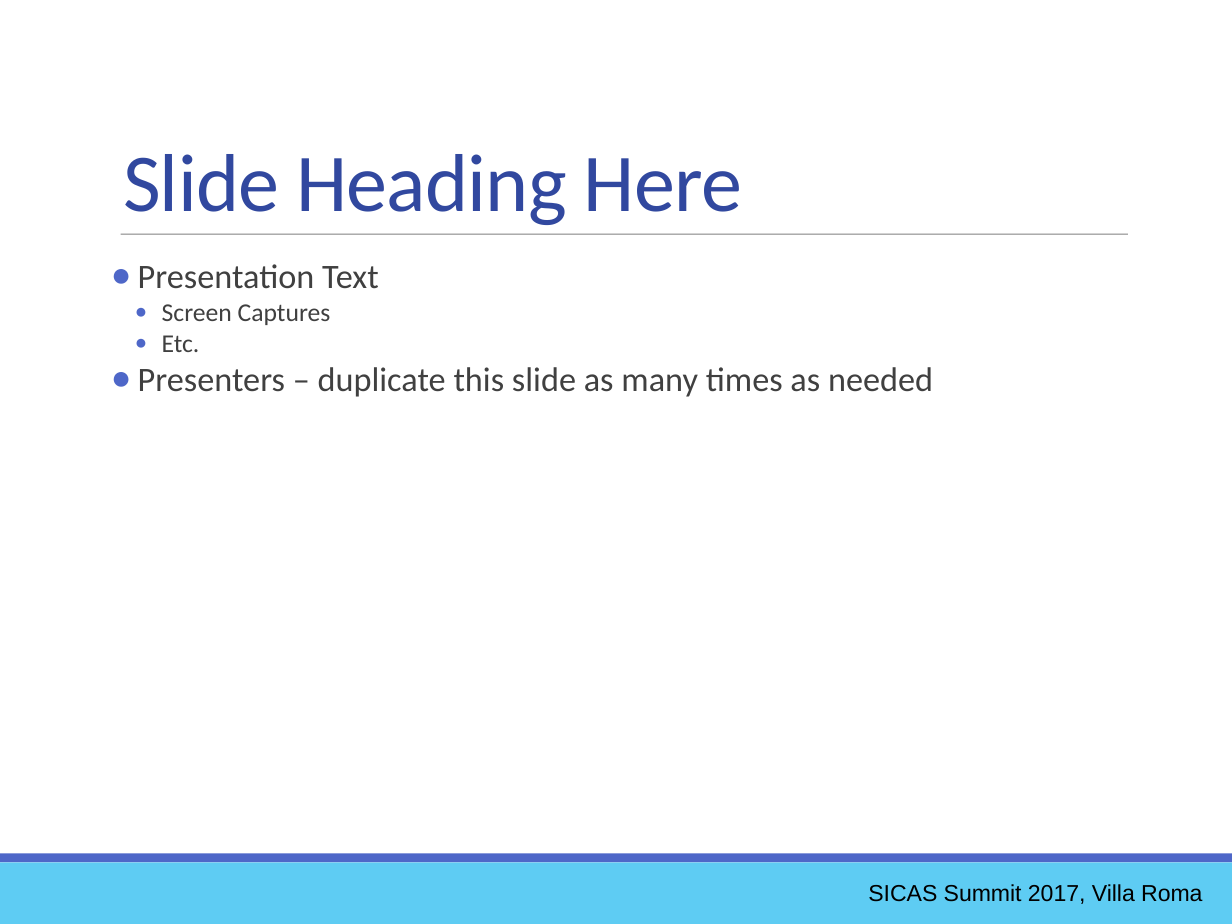
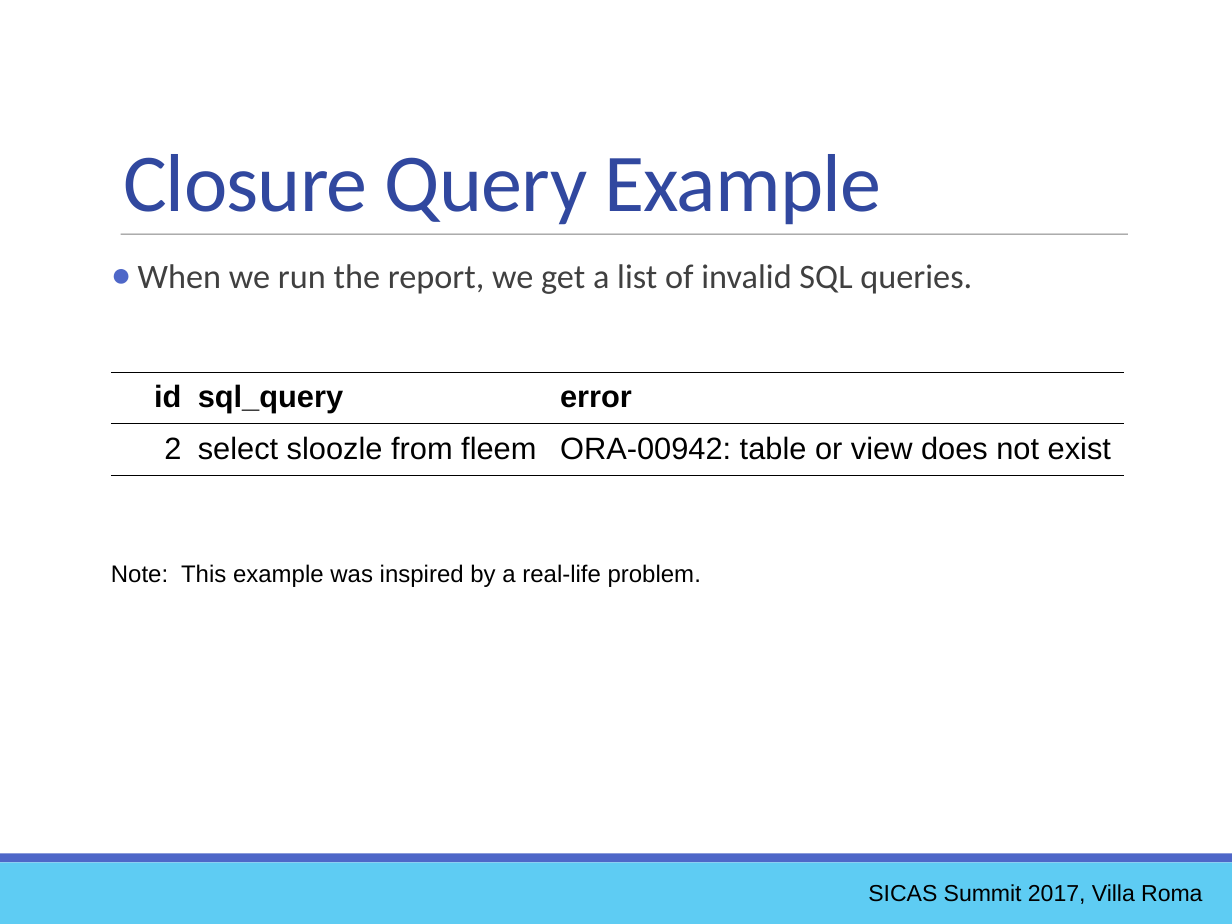
Before and after one commit to ewcole/simple_report, a slide deck: slide 28 of docs/SICAS_2017/Cole_Drop-In Reporting with Groovy.pptx (slide 30 before the commit). Drawn at 1232x924 pixels with LibreOffice and Linux fonts; fonts in the diff are those of the drawing. Boxes give left, top, right and bottom in pixels: in the first picture for what was removed or moved away, otherwise in the second. Text is boxed around its words. In the diff, an @@ line names an element or a change of style, - is before the commit and + after.

```diff
--- a/docs/SICAS_2017/Cole_Drop-In Reporting with Groovy.pptx
+++ b/docs/SICAS_2017/Cole_Drop-In Reporting with Groovy.pptx
@@ text at <box>123,154,881,225</box>: text changed @@
-Slide Heading Here
+Closure Query Example
@@ text at <box>111,264,972,587</box>: text changed @@
-● Presentation Text
-      ● Screen Captures
-      ● Etc.
-● Presenters – duplicate this slide as many times as needed
+● When we run the report, we get a list of invalid SQL queries.
+Note: This example was inspired by a real-life problem.
@@ table added at <box>111,372,1125,476</box>, 2 rows, 3 columns @@
+id | sql_query | error
+2 | select sloozle from fleem | ORA-00942: table or view does not exist
```
Also in this commit, not shown: 1 slide added, 1 slide removed.
